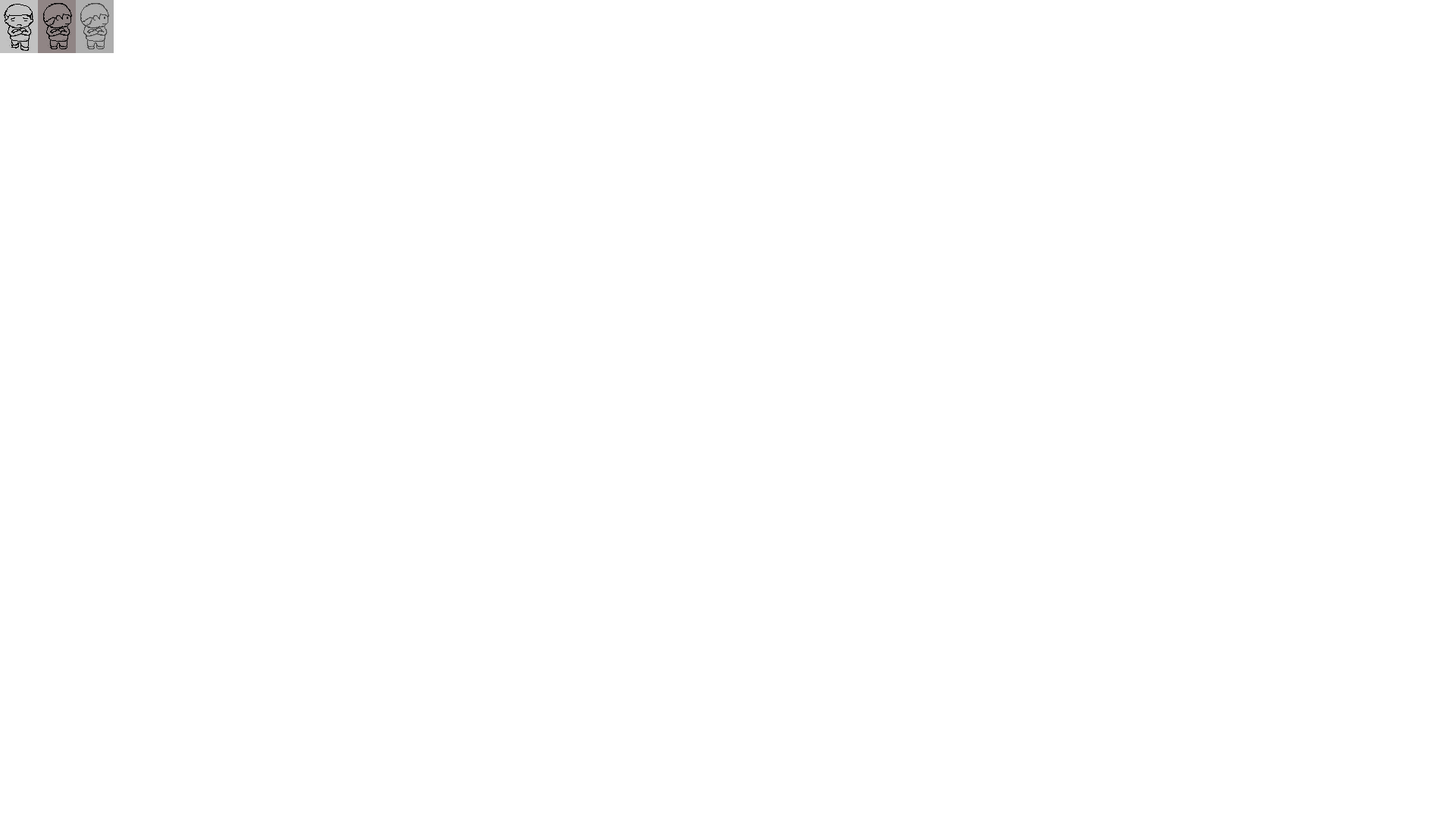
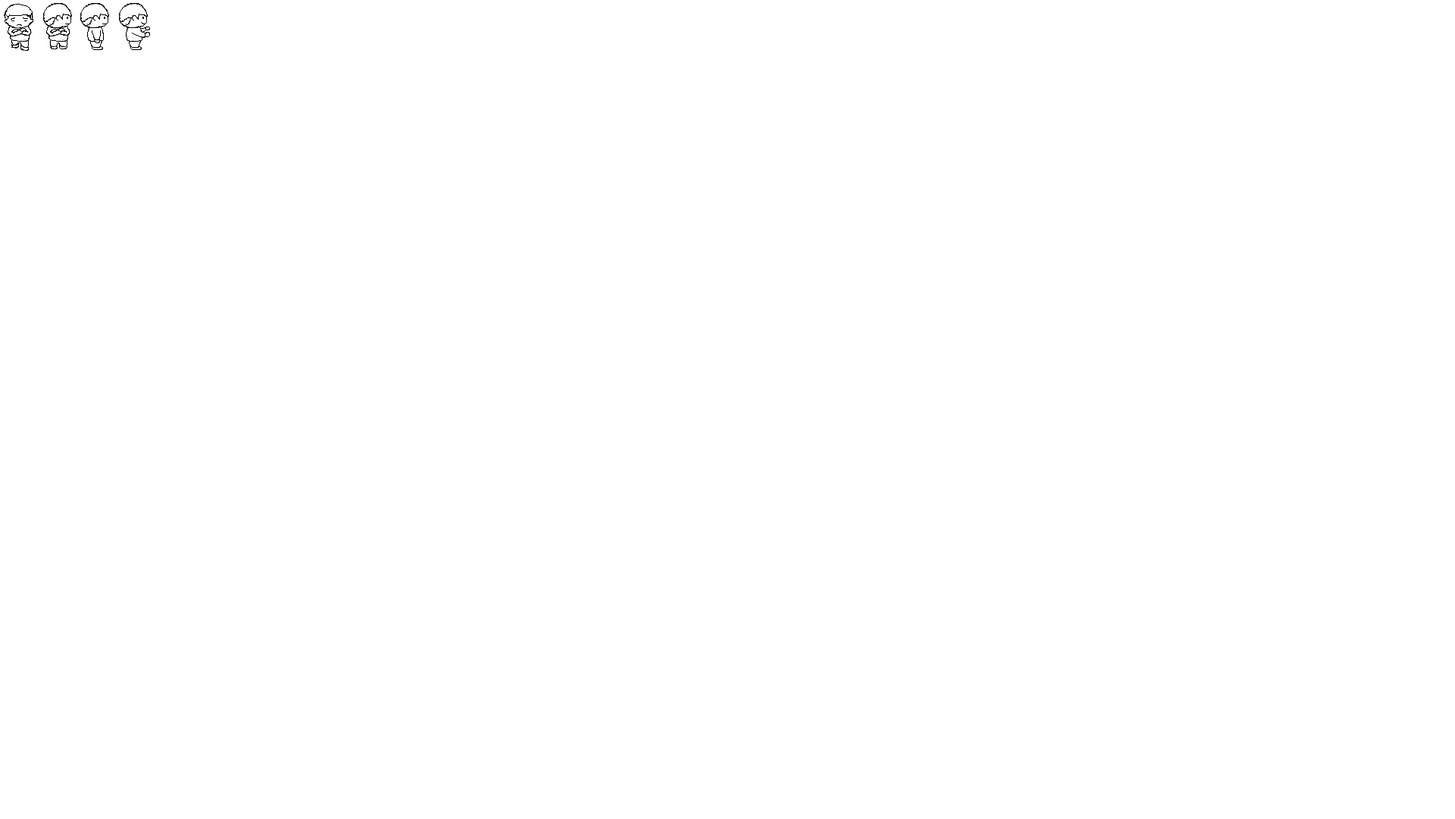
The second 1455px x 819px image is a revision of the first. Changes to its layers:
removed layer "붙여 넣은 레이어" (was 60%) over 79, 3, 110, 50
painted on "캐릭터 라인" over 28, 3, 151, 51
hid "레이어 배경", painted on it over 0, 0, 151, 54
